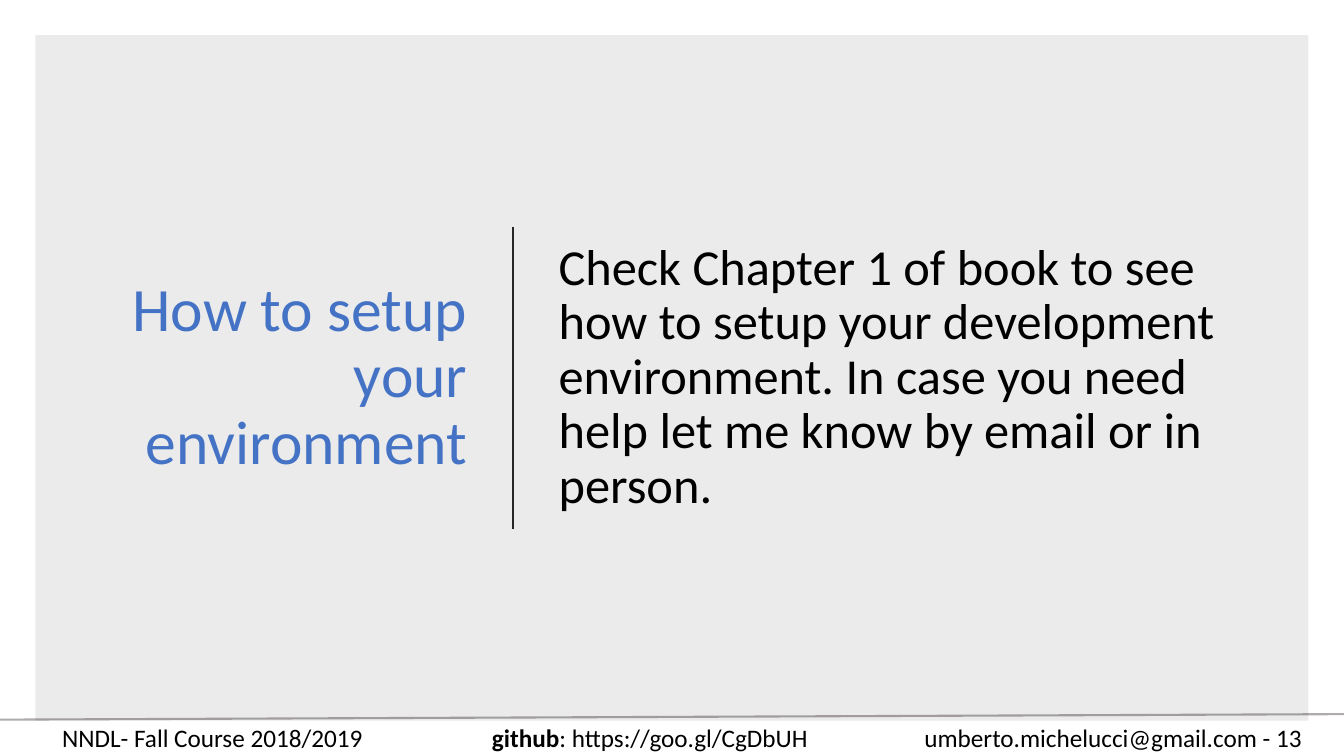
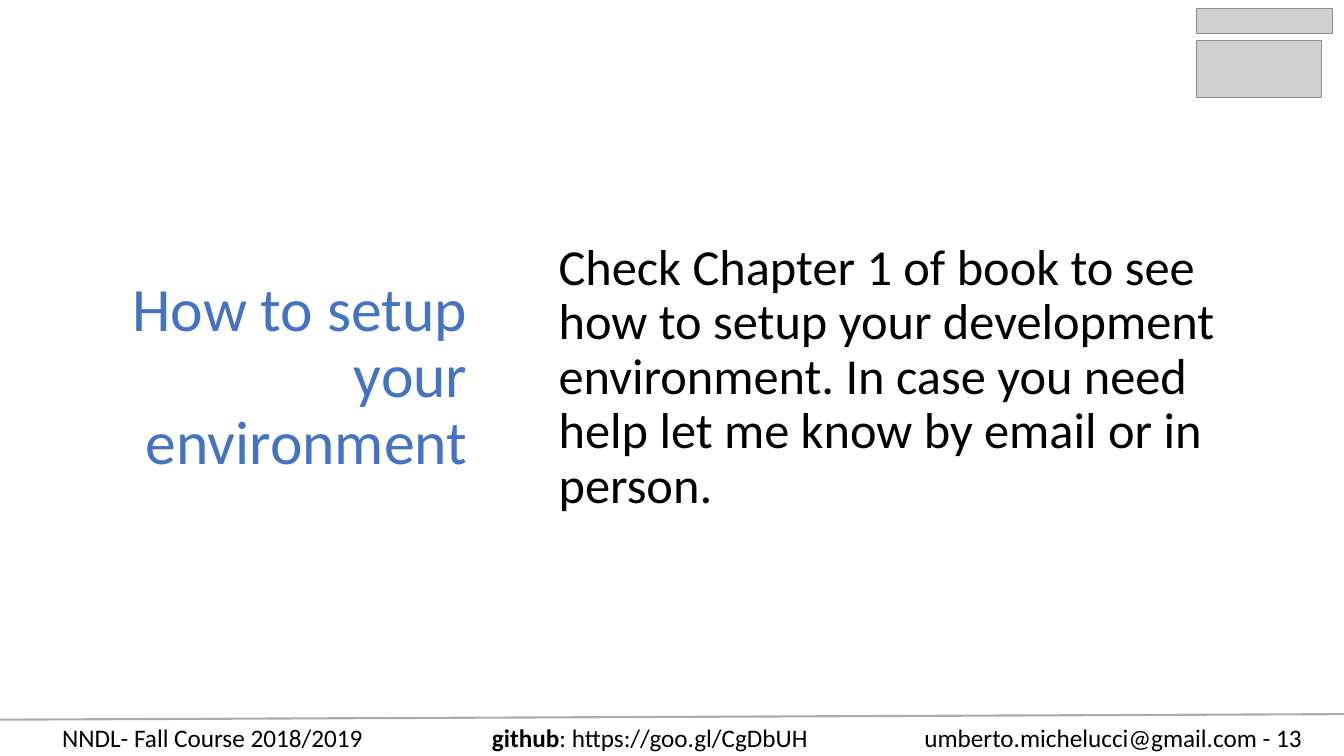
Before and after one commit to toelt-llc/COURSE-zhaw-dlcourse-spring2019, a slide deck: slide 13 of NNDL - Fall 18 Week 1 - Administration and basics.pptx. Drawn at 1344x756 pixels with LibreOffice and Linux fonts; fonts in the diff are those of the drawing; grey boxes stand for pictures. Boxes give left, top, right and bottom in pixels: in the first picture for what was removed or moved away, otherwise in the second. Text is boxed around its words. In the diff, an @@ line names an element or a change of style, - is before the commit and + after.

```diff
--- a/NNDL - Fall 18 Week 1 - Administration and basics.pptx
+++ b/NNDL - Fall 18 Week 1 - Administration and basics.pptx
@@ picture added at [1197,8,1333,33] @@
@@ rectangle removed at [35,35,1309,721] @@
@@ picture added at [1197,40,1321,97] @@
@@ line removed from (513, 227) to (513, 529) @@
```
Also in this commit, not shown: 12 other slides changed, 2 slides added, 2 slides removed.
